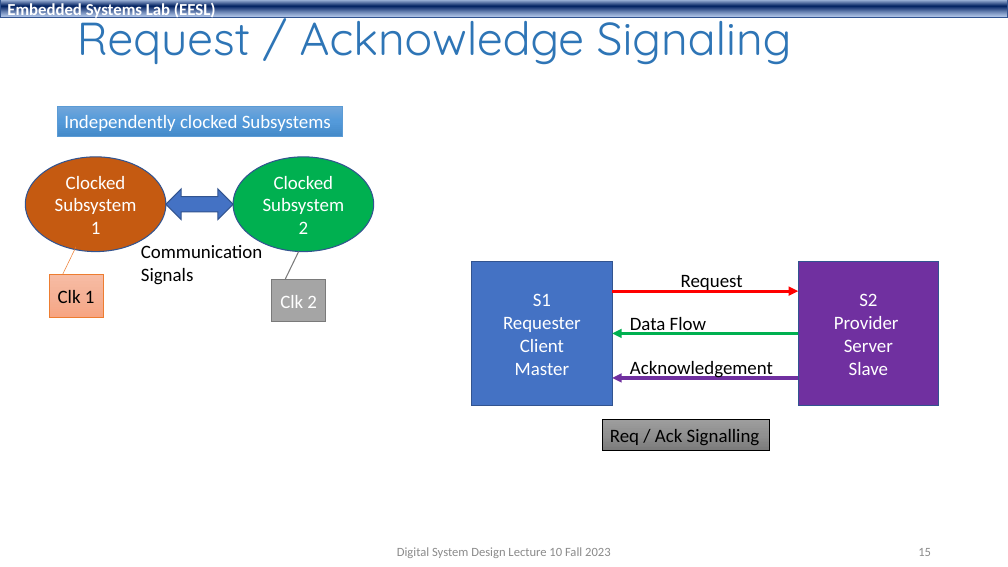
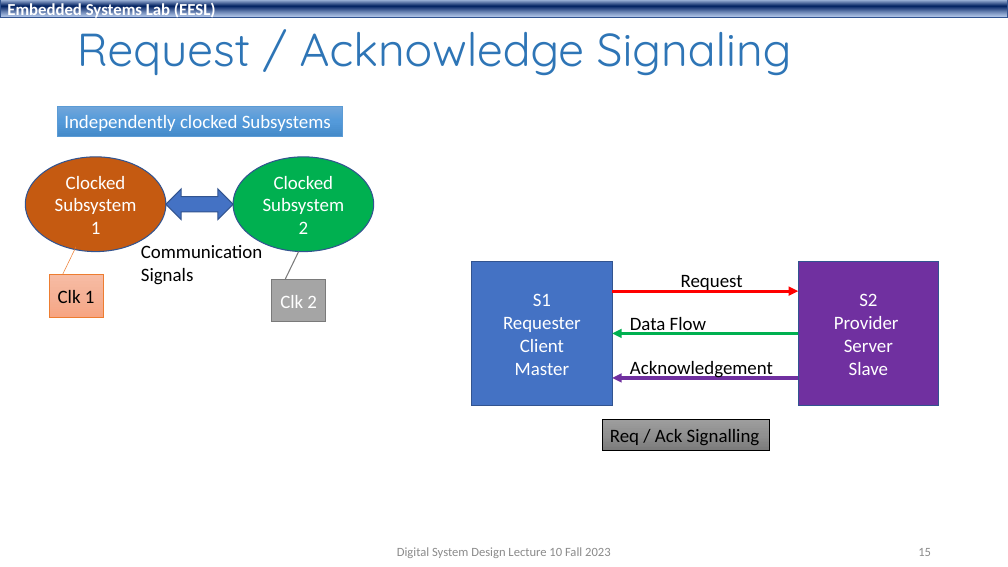
Before and after one commit to shahidmasud/shahidmasud.github.io, a slide deck: slide 15 of DSD_Lec10_Fall2023.ppsx. Drawn at 1008x567 pixels with LibreOffice and Linux fonts; fonts in the diff are those of the drawing; background and template pictures are left out. Boxes give left, top, right and bottom in pixels: in the first picture for what was removed or moved away, otherwise in the second. Text is boxed around its words. In the diff, an @@ line names an element or a change of style, - is before the commit and + after.

```diff
--- a/DSD_Lec10_Fall2023.ppsx
+++ b/DSD_Lec10_Fall2023.ppsx
@@ title "Request / Acknowledge Signaling" rewrapped from (77,7,792,65) to (77,32,792,76) @@
```
Also in this commit, not shown: 16 other slides changed, 1 other file.
